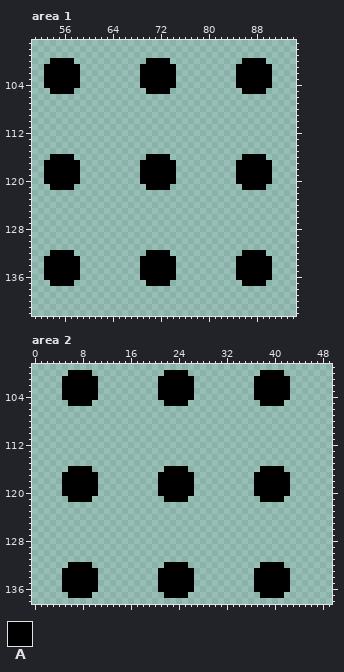
Pixel-art file: Assets/Tiles/TileSet.aseprite. The picture above is the old version.
256x256 pixels, 1 frame. Colours within 5 levels of each other are drawn and written as one. Shown: area 1: x 51..94, y 97..142; area 2: x 0..49, y 99..138. The commit also changed other parts of the picture, which this record leaves out.
Palette (. is transparent): A #000000
Pixels before, area 1, first column x 53:
100 .AAAA............AAAA............AAAA.
101 AAAAAA..........AAAAAA..........AAAAAA
102 AAAAAA..........AAAAAA..........AAAAAA
103 AAAAAA..........AAAAAA..........AAAAAA
104 AAAAAA..........AAAAAA..........AAAAAA
105 .AAAA............AAAA............AAAA.
106 ......................................
107 ......................................
108 ......................................
109 ......................................
110 ......................................
111 ......................................
112 ......................................
113 ......................................
114 ......................................
115 ......................................
116 .AAAA............AAAA............AAAA.
117 AAAAAA..........AAAAAA..........AAAAAA
118 AAAAAA..........AAAAAA..........AAAAAA
119 AAAAAA..........AAAAAA..........AAAAAA
120 AAAAAA..........AAAAAA..........AAAAAA
121 .AAAA............AAAA............AAAA.
122 ......................................
123 ......................................
124 ......................................
125 ......................................
126 ......................................
127 ......................................
128 ......................................
129 ......................................
130 ......................................
131 ......................................
132 .AAAA............AAAA............AAAA.
133 AAAAAA..........AAAAAA..........AAAAAA
134 AAAAAA..........AAAAAA..........AAAAAA
135 AAAAAA..........AAAAAA..........AAAAAA
136 AAAAAA..........AAAAAA..........AAAAAA
137 .AAAA............AAAA............AAAA.
Pixels before, area 2, first column x 5:
100 .AAAA............AAAA............AAAA.
101 AAAAAA..........AAAAAA..........AAAAAA
102 AAAAAA..........AAAAAA..........AAAAAA
103 AAAAAA..........AAAAAA..........AAAAAA
104 AAAAAA..........AAAAAA..........AAAAAA
105 .AAAA............AAAA............AAAA.
106 ......................................
107 ......................................
108 ......................................
109 ......................................
110 ......................................
111 ......................................
112 ......................................
113 ......................................
114 ......................................
115 ......................................
116 .AAAA............AAAA............AAAA.
117 AAAAAA..........AAAAAA..........AAAAAA
118 AAAAAA..........AAAAAA..........AAAAAA
119 AAAAAA..........AAAAAA..........AAAAAA
120 AAAAAA..........AAAAAA..........AAAAAA
121 .AAAA............AAAA............AAAA.
122 ......................................
123 ......................................
124 ......................................
125 ......................................
126 ......................................
127 ......................................
128 ......................................
129 ......................................
130 ......................................
131 ......................................
132 .AAAA............AAAA............AAAA.
133 AAAAAA..........AAAAAA..........AAAAAA
134 AAAAAA..........AAAAAA..........AAAAAA
135 AAAAAA..........AAAAAA..........AAAAAA
136 AAAAAA..........AAAAAA..........AAAAAA
137 .AAAA............AAAA............AAAA.
The same view after the edit:
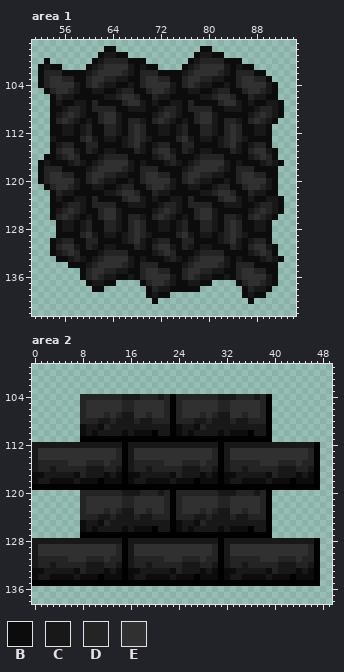
Colours new in this view: B #0c0c0c  C #181818  D #242424  E #303030
Difference:
Changed rows in their new state; - is an unchanged pixel.
Area 1:
first column x 52:
 98 -----------BB--------------BB------------
 99 ----------BCCBB-----------BCCBB----------
100 -B....---BCDDDDBBB....---BCDDDDBBB....---
101 BCBB...-BCDEEEECBCBB...-BCDEEEECBCBB...--
102 BDDDBBBBCDEEEEDCBDDDBBBBCDEEEEDCBDDDBB.--
103 BDEEDDBBDEEDDCCBBDEEDDBBDEEDDCCBBDEEDDB--
104 BDEEEECBDEDCCBBCBDEEEECBDEDCCBBCBDEEEECB-
105 -BDEEDCBBCCBBCDDBBDEEDCBBCCBBCDDBBDEEDCB-
106 --BDCCBBBBBCCDEEDBBDCCBBBBBCCDEEDBBDCCBB-
107 --BCBBCCBDBBBBDEECBCBBCCBDBBBBDEECBCBBCCB
108 --BBCDDCBDDDDBBCCCBBCDDCBDDDDBBCCCBBCDDCB
109 --BCDEDCBBDEECBBBBBCDEDCBBDEECBBBBBCDEDCB
110 --BDEDCBCBDEECBDDCBDEDCBCBDEECBDDCBDEDCB-
111 --BBCCBCDBBDDCBDEDBBCCBCDBBDDCBDEDBBCCB--
112 --BBCCBCDBBDDCBDEDBBCCBCDBBDDCBDEDBBCCB--
113 --CBBBBDECBCCBCDEDCBBBBDECBCCBCDEDCBBBB--
114 --BCDDBBDDBBBBCDECBCDDBBDDBBBBCDECBCDDB--
115 --BDEECBDCBCCBBBDCBDEECBDCBCCBBBDCBDEECB-
116 -BBCDEDBBBCDDDDBBBBCDEDBBBCDDDDBBBBCDEDB-
117 BCBBBCDCBCDEEEECBCBBBCDCBCDEEEECBCBBBCDCB
118 BDDDBBBBCDEEEEDCBDDDBBBBCDEEEEDCBDDDBBBB-
119 BDEEDDBBDEEDDCCBBDEEDDBBDEEDDCCBBDEEDDBB-
120 BDEEEECBDEDCCBBCBDEEEECBDEDCCBBCBDEEEECB-
121 -BDEEDCBBCCBBCDDBBDEEDCBBCCBBCDDBBDEEDCB-
122 --BDCCBBBBBCCDEEDBBDCCBBBBBCCDEEDBBDCCBB-
123 --BCBBCCBDBBBBDEECBCBBCCBDBBBBDEECBCBBCCB
124 --BBCDDCBDDDDBBCCCBBCDDCBDDDDBBCCCBBCDDCB
125 --BCDEDCBBDEECBBBBBCDEDCBBDEECBBBBBCDEDCB
126 --BDEDCBCBDEECBDDCBDEDCBCBDEECBDDCBDEDCB-
127 ---BCCBCDBBDDCBDEDBBCCBCDBBDDCBDEDBBCCB--
128 ---BCCBCDBBDDCBDEDBBCCBCDBBDDCBDEDBBCCB--
129 ---BBBBDECBCCBCDEDCBBBBDECBCCBCDEDCBBBB--
130 --BCDDBBDDBBBBCDECBCDDBBDDBBBBCDECBCDDB--
131 --BDEECBDCBCCBBBDCBDEECBDCBCCBBBDCBDEECB-
132 --BCDEDBBBCDDDDBBBBCDEDBBBCDDDDBBBBCDEDB-
133 -..BBCDCBCDEEEECBCBBBCDCBCDEEEECBCBBBCDCB
134 -....BBBCDEEEEDCBDDDBBBBCDEEEEDCBDDDBBBB-
135 -......BDEEDDCCBBDEEDDBBDEEDDCCBBDEEDDBB-
136 -......BDEDCCBBCBDEEEECBDEDCCBBCBDEEEECB-
137 --....--BCCBB----BDEEDCBBCCBB----BDEEDCB-
138 ---------BB-------BDCCBBBBB-------BDCCB--
139 ------------------BCBB------------BCBB---
140 -------------------B---------------B-----
Area 2:
first column x 0:
100 ------....------------....------------....------
101 -----......----------......----------......-----
102 -----......----------......----------......-----
103 -----......----------......----------......-----
104 -----...DDDDDDDCCCDDDCD-DDDDDDDCCCDDDCD-...-----
105 ------..DEEEEEEDDEEEEED-DEEEEEEDDEEEEED-..------
106 --------DEEEEEEDDEEEEEDADEEEEEEDDEEEEEDA--------
107 --------DEEEDEDCCEEDEEDADEEEDEDCCEEDEEDA--------
108 --------DDDCCDCCCDCCDDDADDDCCDCCCDCCDDDA--------
109 --------BCCBDCCCCCCCCCCABCCBDCCCCCCCCCCA--------
110 --------BCBCCCCBCBBBACCABCBCCCCBCBBBACCA--------
111 --------AAAAAAAAAAAAAAAAAAAAAAAAAAAAAAAA--------
112 CCCCCCCCCCCCCCCACCCCCCCCCCCCCCCACCCCCCCCCCCCCCCA
113 CEEEEEEEEEEEEEDACEEEEEEEEEEEEEDACEEEEEEEEEEEEEDA
114 CEEEEEEEEEEEEEDACEEEEEEEEEEEEEDACEEEEEEEEEEEEEDA
115 CDDDDDEEEDDDEDDACDDDDDEEEDDDEDDACDDDDDEEEDDDEDDA
116 CDDCDDDDDCCCDDCACDDCDDDDDCCCDDCACDDCDDDDDCCCDDCA
117 BBCCCCCBDCCCBCBABBCCCCCBDCCCBCBABBCCCCCBDCCCBCBA
118 BCCBBBBCBBBABBBABCCBBBBCBBBABBBABCCBBBBCBBBABBBA
119 AAAAA------AAAAAAAAAA------AAAAAAAAAA------AAAAA
120 -----...DDDDDDDCCCDDDCD-DDDDDDDCCCDDDCD-...-----
121 ------..DEEEEEEDDEEEEED-DEEEEEEDDEEEEED-..------
122 --------DEEEEEEDDEEEEEDADEEEEEEDDEEEEEDA--------
123 --------DEEEDEDCCEEDEEDADEEEDEDCCEEDEEDA--------
124 --------DDDCCDCCCDCCDDDADDDCCDCCCDCCDDDA--------
125 --------BCCBDCCCCCCCCCCABCCBDCCCCCCCCCCA--------
126 --------BCBCCCCBCBBBACCABCBCCCCBCBBBACCA--------
127 --------AAAAAAAAAAAAAAAAAAAAAAAAAAAAAAAA--------
128 CCCCCCCCCCCCCCCACCCCCCCCCCCCCCCACCCCCCCCCCCCCCCA
129 CEEEEEEEEEEEEEDACEEEEEEEEEEEEEDACEEEEEEEEEEEEEDA
130 CEEEEEEEEEEEEEDACEEEEEEEEEEEEEDACEEEEEEEEEEEEEDA
131 CDDDDDEEEDDDEDDACDDDDDEEEDDDEDDACDDDDDEEEDDDEDDA
132 CDDCDDDDDCCCDDCACDDCDDDDDCCCDDCACDDCDDDDDCCCDDCA
133 BBCCCCCBDCCCBCBABBCCCCCBDCCCBCBABBCCCCCBDCCCBCBA
134 BCCBBBBCBBBABBBABCCBBBBCBBBABBBABCCBBBBCBBBABBBA
135 AAAAA------AAAAAAAAAA------AAAAAAAAAA------AAAAA
136 -----......----------......----------......-----
137 ------....------------....------------....------
Changed places in both pictures, as pixel boxes (x1, y1, x2, y2):
changed: (38, 46, 284, 304)
changed: (32, 370, 320, 598)
